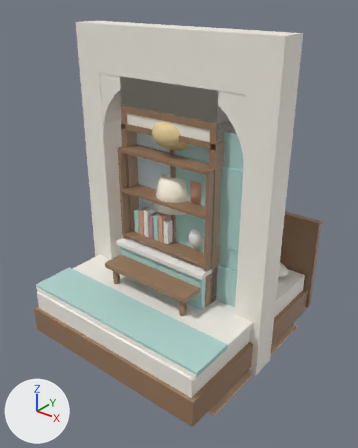
A saved change to the Blender file terrace_and_rose/assets/source/furniture_and_building.blend.
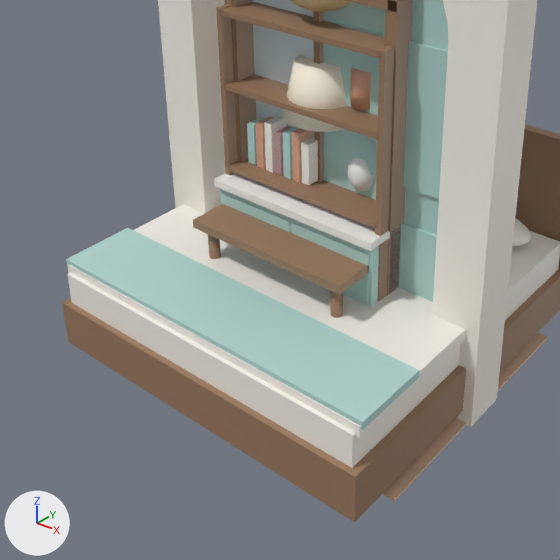
There are two pictures of each version: one whole from a camera (50 mm lens) standing at (2.57, -3.16, 3.1) and looking at (0.09, -0.06, 1.18), one close up on the part from 0% to 85% of the width and 32% to 100% of the height. Lighting does not change. The marker at lower left points along +X, +Y and +Z. The first two pictures are the older version.

The first close-up shows 'bed', 'door_frame', 'door_leaf', 'lamp', 'porch_arch', 'prep_counter', 'rug', 'shelf', 'table', 'window' and 1 more.
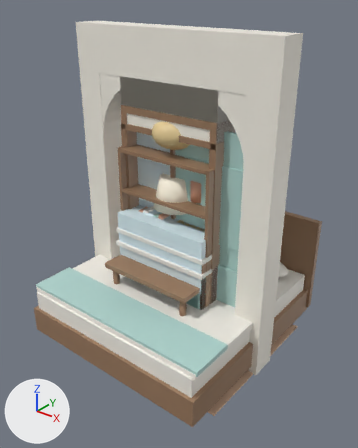
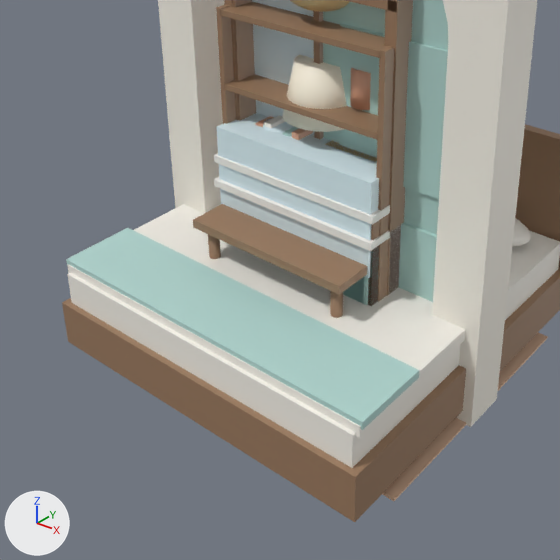
Patch to the scene script:
```diff
--- a/terrace_and_rose/assets/source/furniture_and_building.blend.py
+++ b/terrace_and_rose/assets/source/furniture_and_building.blend.py
@@ me_display_case @@
+me_display_case.from_pydata(...)  # 526 vertices, 540 faces; spans x -0.49..0.49, y -0.26..0.25, z 0.0..1.2
+# faces by material slot: [48, 6, 6, 480]
+me_display_case.materials.append(mat_walnut)  # brown #99795d
+me_display_case.materials.append(mat_glass)  # pale blue #daedf3
+me_display_case.materials.append(mat_stone_top)  # white #f3f1ec
+me_display_case.materials.append(mat_terracotta)  # beige #dda689
@@ me_register @@
+me_register.from_pydata(...)  # 80 vertices, 54 faces; spans x -0.5..0.5, y -0.27..0.27, z 0.0..1.338
+# faces by material slot: [6, 6, 6, 6, 24, 6]
+me_register.materials.append(mat_walnut)  # brown #99795d
+me_register.materials.append(mat_stone_top)  # white #f3f1ec
+me_register.materials.append(mat_teal_paint)  # cyan #b3d7d1
+me_register.materials.append(mat_brass)  # beige #e5cb95
+me_register.materials.append(mat_glass)  # pale blue #daedf3
+me_register.materials.append(mat_terracotta)  # beige #dda689
@@ ob_display_case @@
+ob_display_case = bpy.data.objects.new('display_case', me_display_case)
+ob_display_case.location = (0.0, 0.0, 0.0)
@@ ob_register @@
+ob_register = bpy.data.objects.new('register', me_register)
+ob_register.location = (0.0, 0.0, 0.0)
```

Pixel boxes (x1, y1, x2, y2) of what changed, in the close-ups (560 x 560 px):
'display_case', added
    after: (216, 113, 379, 306)
    faces in mat_glass (pale blue #daedf3): (216, 113, 379, 278)
'register', added
    after: (214, 118, 390, 306)
    faces in mat_stone_top (white #f3f1ec): (214, 153, 390, 225)
    faces in mat_walnut (brown #99795d): (368, 220, 380, 306)
    faces in mat_brass (beige #e5cb95): (325, 141, 377, 162)
    faces in mat_glass (pale blue #daedf3): (263, 118, 294, 132)
'prep_counter', unchanged, covered by the edit
    before: (214, 173, 401, 306)
    after: (214, 177, 401, 306)
